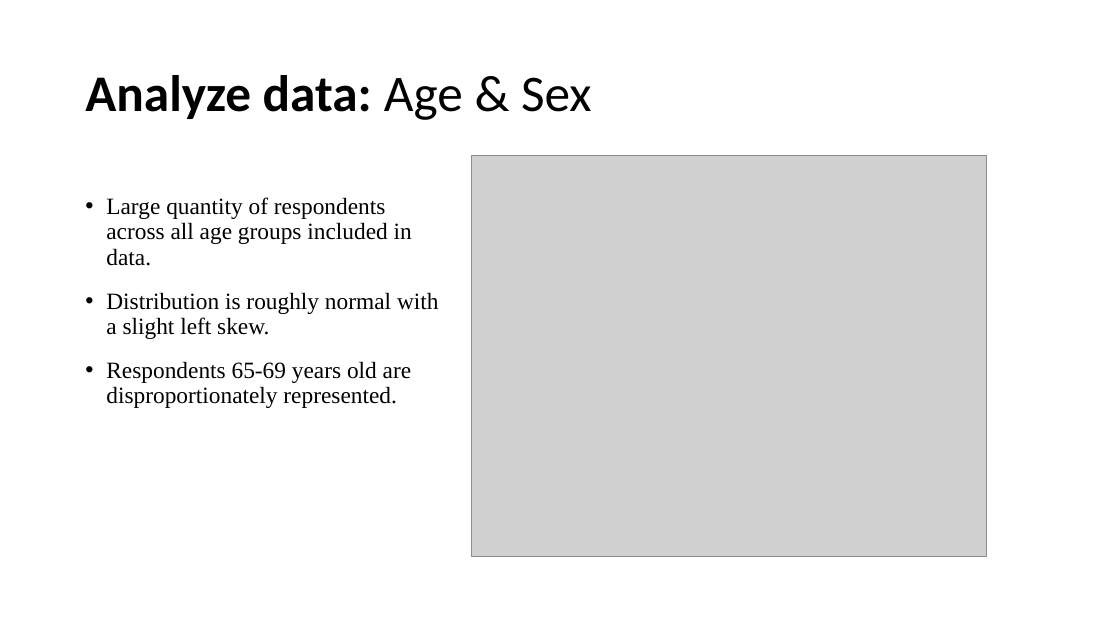
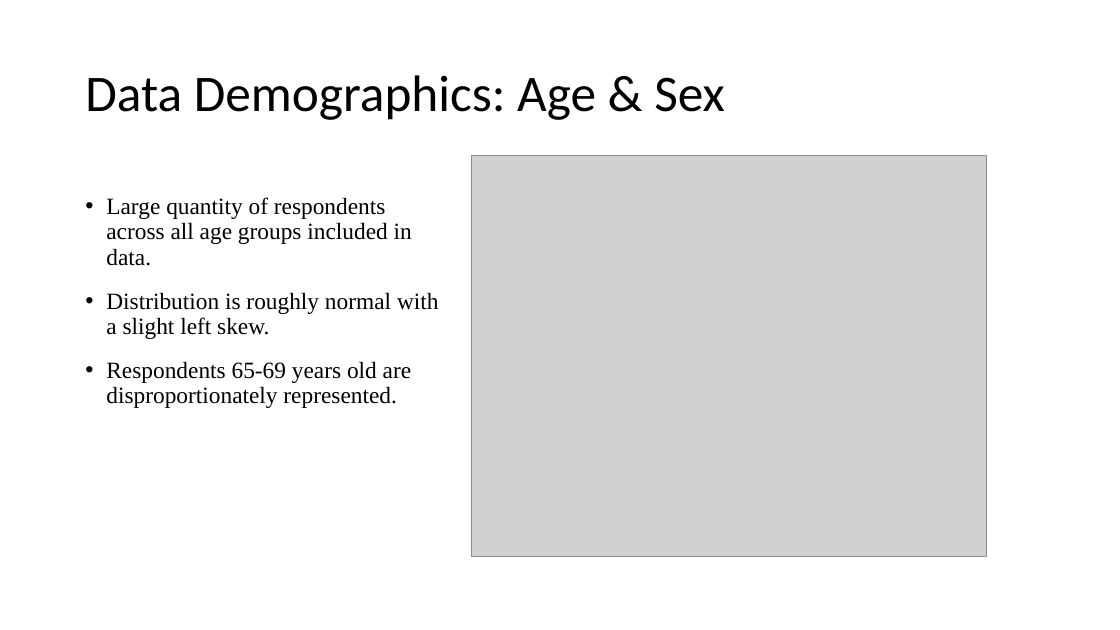
Before and after one commit to jfisher43/ana500, a slide deck: slide 7 of FisherJ_ANA500_Micro-Project_template.pptx. Drawn at 1120x630 pixels with LibreOffice and Linux fonts; fonts in the diff are those of the drawing; grey boxes stand for pictures. Boxes give left, top, right and bottom in pixels: in the first picture for what was removed or moved away, otherwise in the second. Text is boxed around its words. In the diff, an @@ line names an element or a change of style, - is before the commit and + after.

```diff
--- a/FisherJ_ANA500_Micro-Project_template.pptx
+++ b/FisherJ_ANA500_Micro-Project_template.pptx
@@ title at <box>85,75,725,120</box>: text changed; bold off @@
-Analyze data: Age & Sex
+Data Demographics: Age & Sex
```
Also in this commit, not shown: 11 other slides changed, 7 slides added, 1 slide removed, 3 other files.
